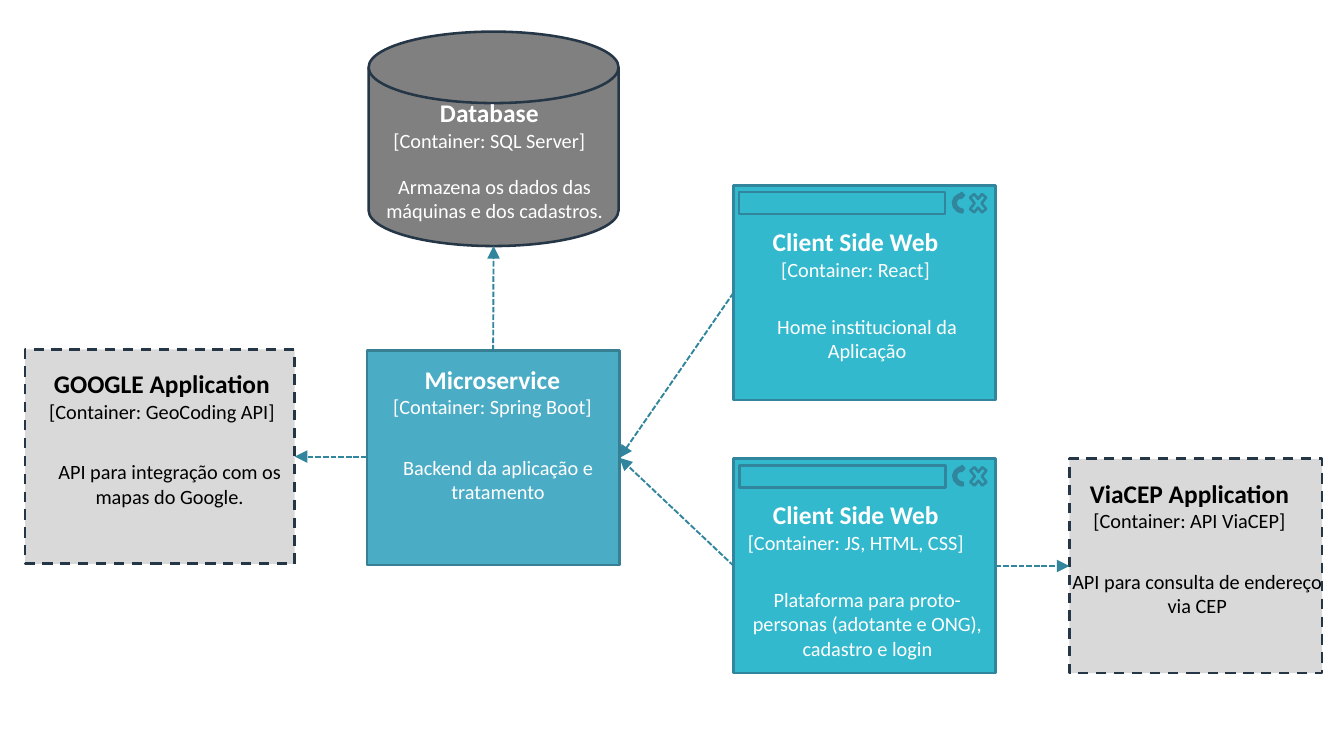
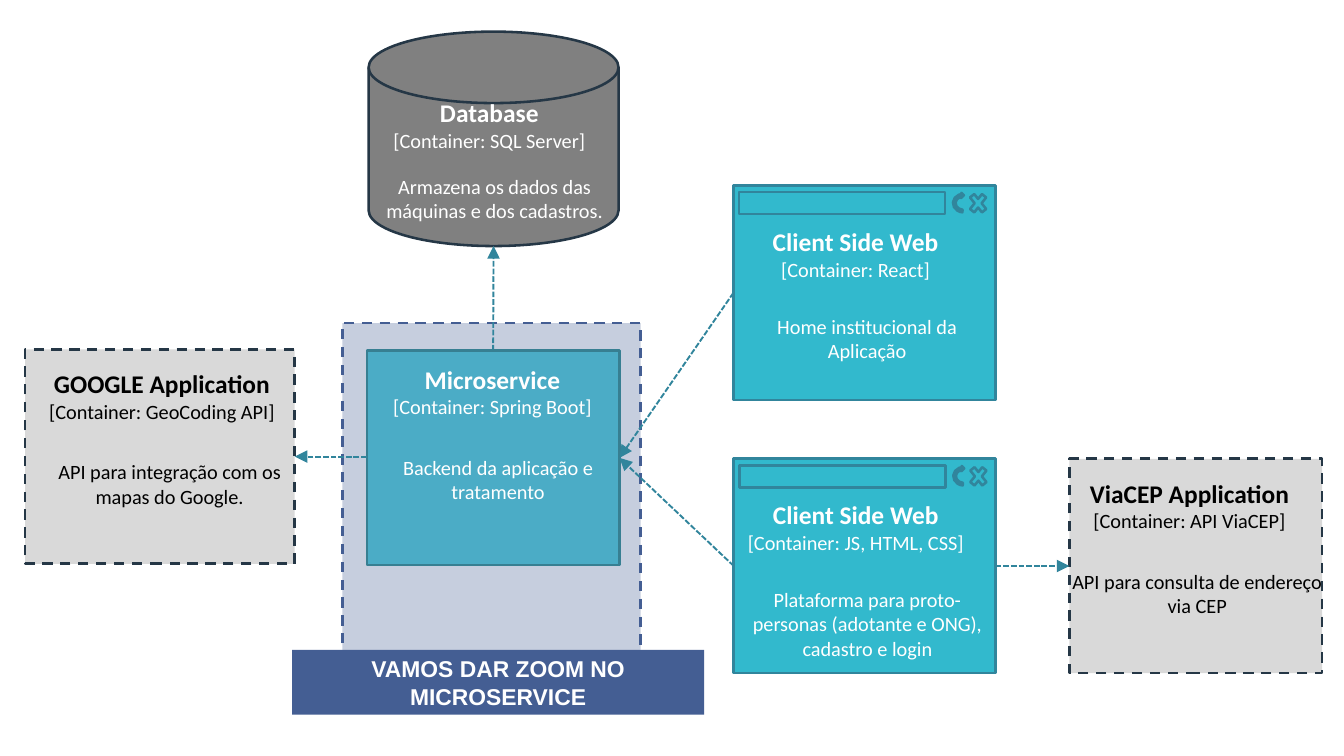
Before and after one commit to Pederzini/miaudote, a slide deck: slide 2 of Documentos/Arquitetura/Arquitetura_MiauDote.pptx. Drawn at 1344x756 pixels with LibreOffice and Linux fonts; fonts in the diff are those of the drawing. Boxes give left, top, right and bottom in pixels: in the first picture for what was removed or moved away, otherwise in the second. Text is boxed around its words. In the diff, an @@ line names an element or a change of style, - is before the commit and + after.

```diff
--- a/Documentos/Arquitetura/Arquitetura_MiauDote.pptx
+++ b/Documentos/Arquitetura/Arquitetura_MiauDote.pptx
@@ rectangle added at <box>342,323,641,673</box>, fill #445E93 at 30% opacity, outline #445E93 2 pt dashed @@
@@ rectangle added at <box>292,650,704,715</box>, fill #445E93, 18 pt, text #FFFFFF, bold @@
+VAMOS DAR ZOOM NO MICROSERVICE
```
Also in this commit, not shown: 2 slides added.
